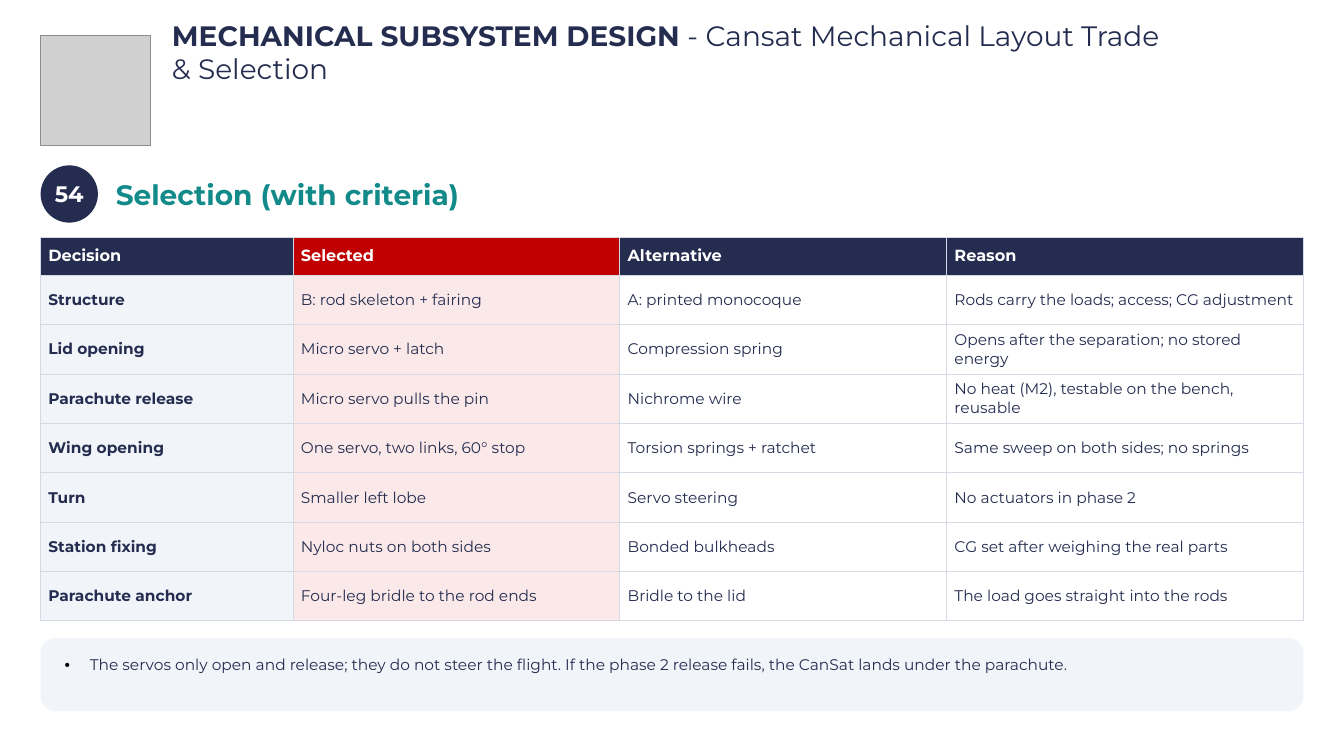
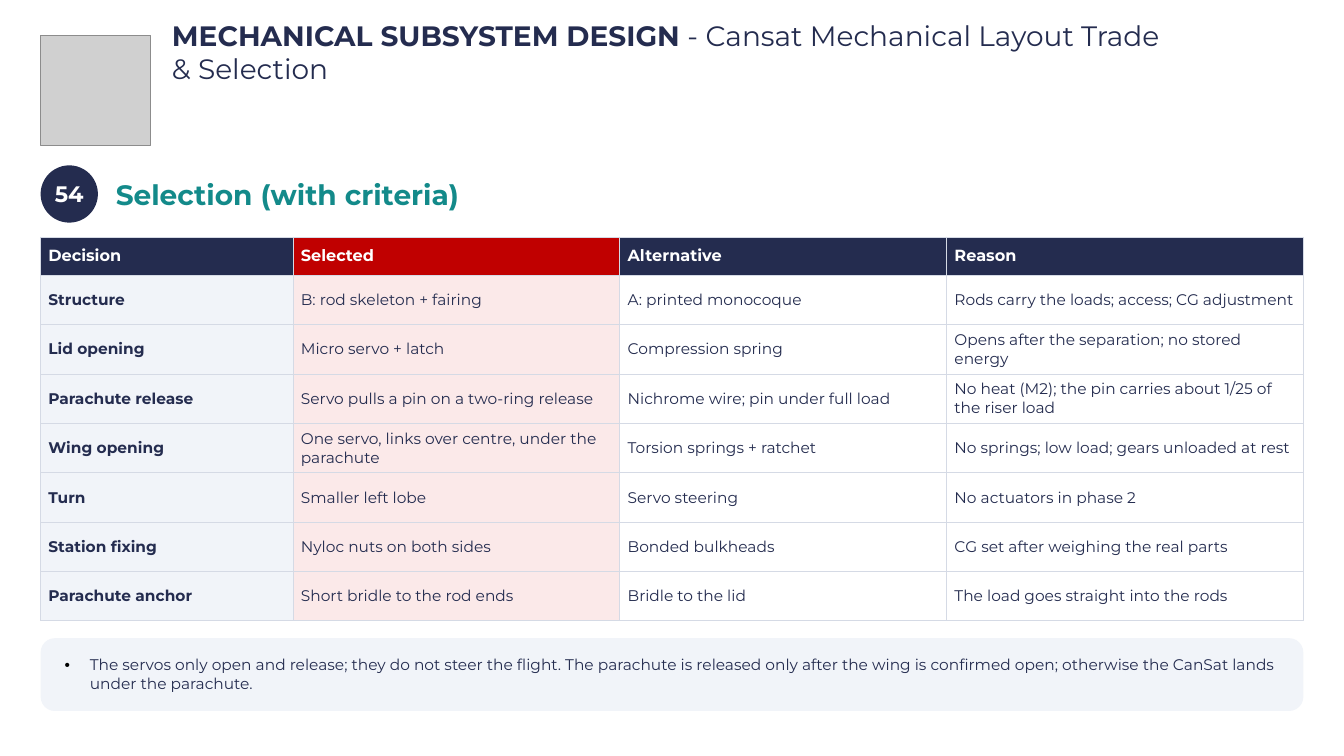
Before and after one commit to Caetano18/proyecto, a slide deck: slide 57 of cansat_pdr/laminas_plantilla/CanSat_PDR_Hermes_V2.pptx. Drawn at 1344x756 pixels with LibreOffice and Linux fonts; fonts in the diff are those of the drawing; grey boxes stand for pictures; background and template pictures are left out. Boxes give left, top, right and bottom in pixels: in the first picture for what was removed or moved away, otherwise in the second. Text is boxed around its words. In the diff, an @@ line names an element or a change of style, - is before the commit and + after.

```diff
--- a/cansat_pdr/laminas_plantilla/CanSat_PDR_Hermes_V2.pptx
+++ b/cansat_pdr/laminas_plantilla/CanSat_PDR_Hermes_V2.pptx
@@ table at (x1=40, y1=237, x2=1304, y2=621) @@
-row 4: Parachute release | Micro servo pulls the pin | Nichrome wire | No heat (M2), testable on the bench, reusable
+row 4: Parachute release | Servo pulls a pin on a two-ring release | Nichrome wire; pin under full load | No heat (M2); the pin carries about 1/25 of the riser load
-row 5, column 2: One servo, two links, 60° stop
+row 5, column 2: One servo, links over centre, under the parachute
-row 5, column 4: Same sweep on both sides; no springs
+row 5, column 4: No springs; low load; gears unloaded at rest
-row 8, column 2: Four-leg bridle to the rod ends
+row 8, column 2: Short bridle to the rod ends
@@ text in rounded rectangle at (x1=90, y1=658, x2=1274, y2=692): text changed @@
-• The servos only open and release; they do not steer the flight. If the phase 2 release fails, the CanSat lands under the parachute.
+• The servos only open and release; they do not steer the flight. The parachute is released only after the wing is confirmed open; otherwise the CanSat lands under the parachute.
```
Also in this commit, not shown: 13 other slides changed, 31 other files.
